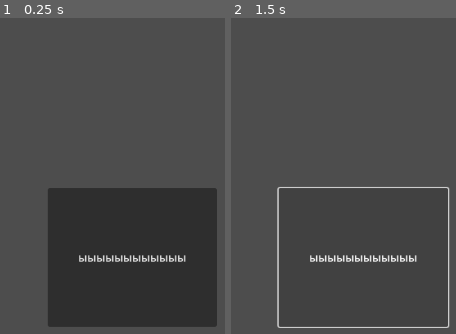
Above: before the commit, frames 1-2 (left to right).
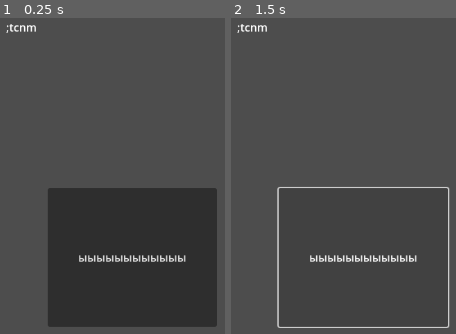
Above: after the commit, the same moments.

Repository: vaca2004/level
Game: Godot game, scene res://шкибиди.tscn
Two runs of this game, one before a commit and one after it. Both use one fixed random seed, a clock stepped at 60 frames per second and the inputs below. The project has no main scene, so this scene is started directly.
Inputs:
- Up to frame 1 (0.25 s): no input
- Up to frame 2 (1.5 s): click "ыыыыыыыыыыыы" at 0.5 s; click "ыыыыыыыыыыыы" at 1.25 s

The runs differ from the first frame. In frame 1, 0.2% of the frame differs, in the area x 2-16%, y 1-5%; in frame 2, 0.2%.

Commit message:
тест 3

Diff:
--- a/level-game/шкибиди.tscn
+++ b/level-game/шкибиди.tscn
@@ -8,3 +8,10 @@
 offset_right = 630.0
 offset_bottom = 512.0
 text = "ыыыыыыыыыыыы"
+
+[node name="Label" type="Label" parent="."]
+offset_left = 326.0
+offset_top = 68.0
+offset_right = 559.0
+offset_bottom = 212.0
+text = ";tcnm"
